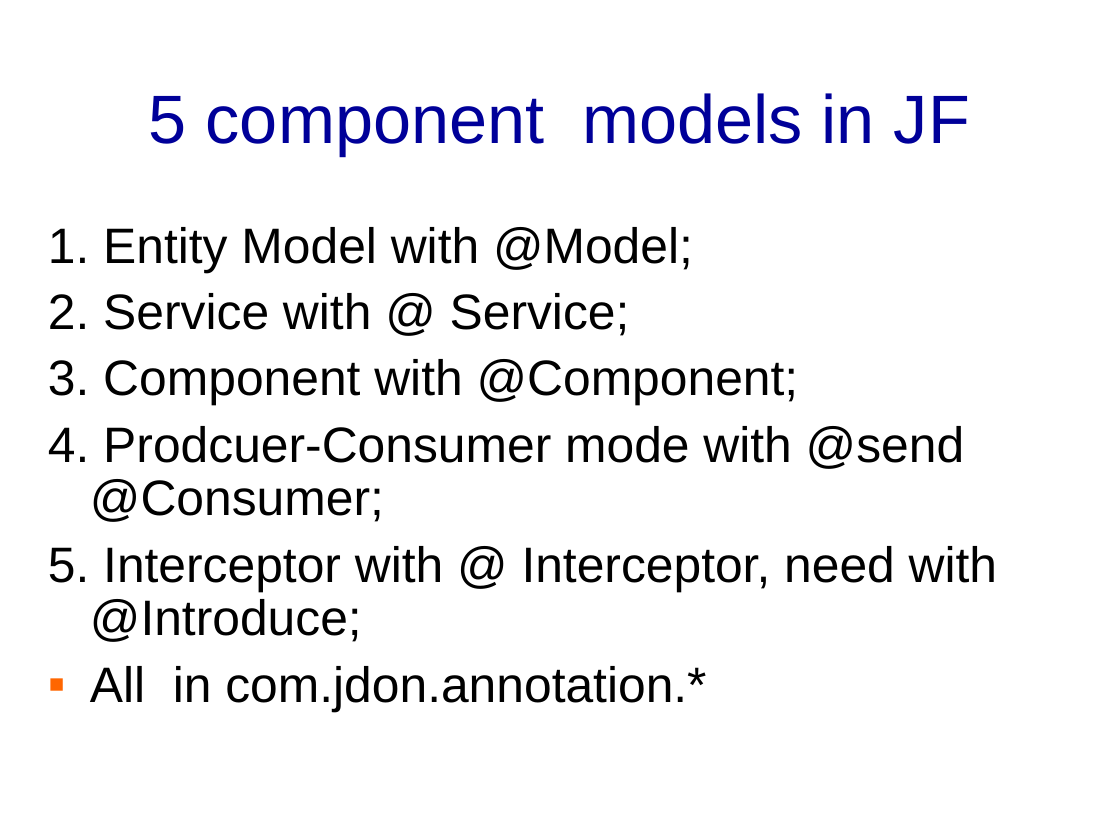
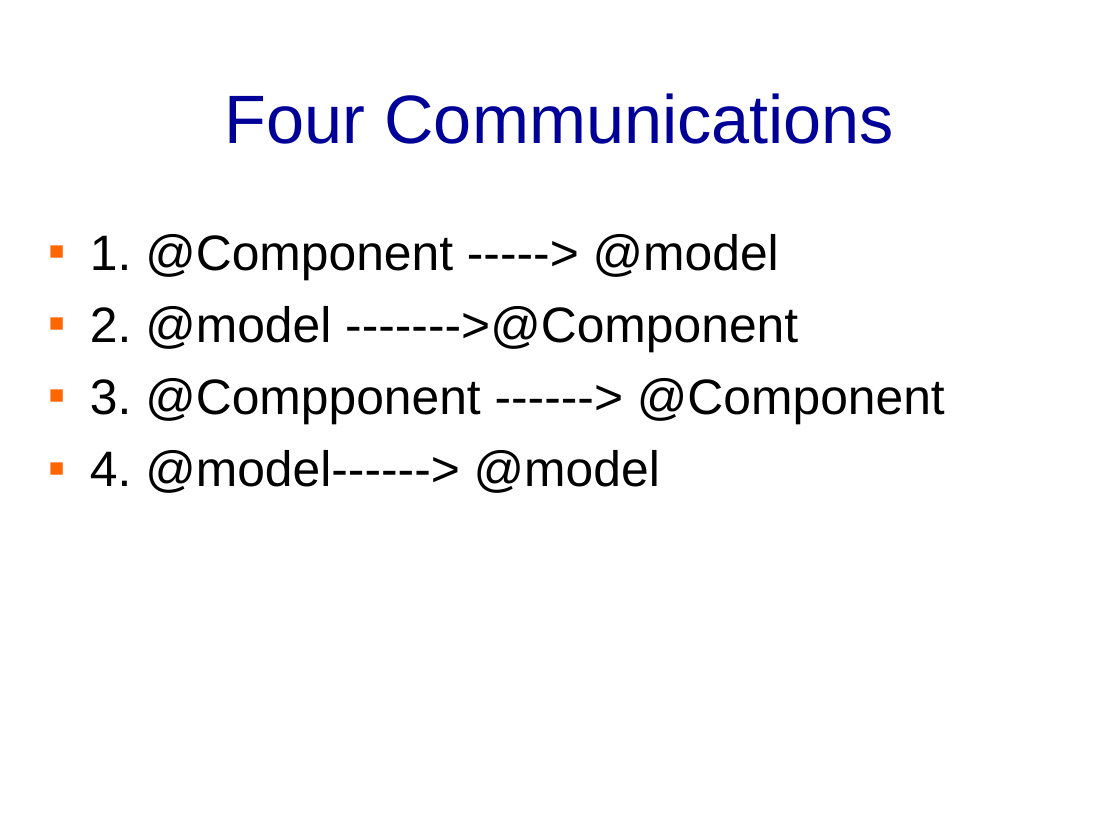
Before and after one commit to banq/jdonframework, a slide deck: slide 12 of doc/english/JdonFramework.ppt (slide 7 before the commit). Drawn at 1120x840 pixels with LibreOffice and Linux fonts; fonts in the diff are those of the drawing; background and template pictures are left out. Boxes give left, top, right and bottom in pixels: in the first picture for what was removed or moved away, otherwise in the second. Text is boxed around its words. In the diff, an @@ line names an element or a change of style, - is before the commit and + after.

```diff
--- a/doc/english/JdonFramework.ppt
+++ b/doc/english/JdonFramework.ppt
@@ title at box(225, 93, 894, 144): text changed @@
-5 component models in JF
+Four Communications
@@ text at box(90, 234, 945, 493): text changed @@
-1. Entity Model with @Model;
-2. Service with @ Service;
-3. Component with @Component;
-4. Prodcuer-Consumer mode with @send @Consumer;
-5. Interceptor with @ Interceptor, need with @Introduce;
-▪ All in com.jdon.annotation.*
+▪ 1. @Component -----> @model
+▪ 2. @model ------->@Component
+▪ 3. @Compponent ------> @Component
+▪ 4. @model------> @model
```
Also in this commit, not shown: 22 other slides changed, 8 slides added, 17 slides removed, 2 other files.
